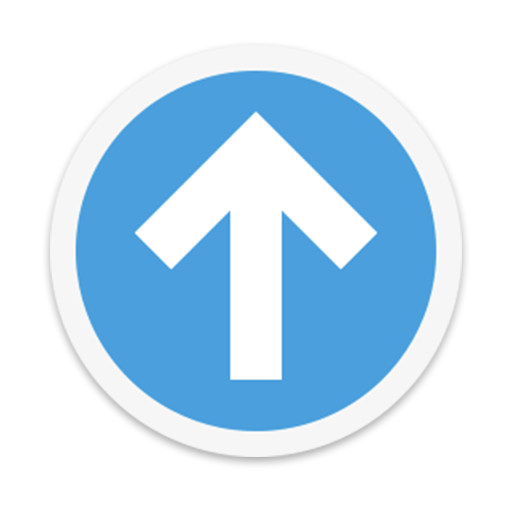
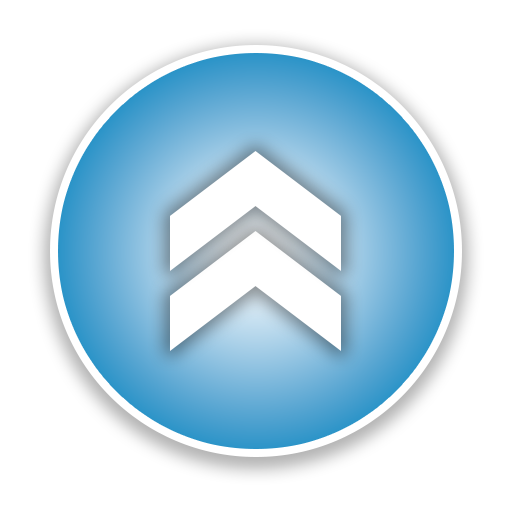
Layered file, before and after one edit (512px x 512px). Changes by layer:
added layer "箭頭 2 1 拷貝" above "箭頭 2 1" over [left=170, top=151, right=341, bottom=271]
added layer "箭頭 2 1" above "橢圓 1" over [left=170, top=231, right=341, bottom=351]
renamed "AppIcon_256px" to "橢圓 1", painted on it over [left=50, top=45, right=462, bottom=457]
